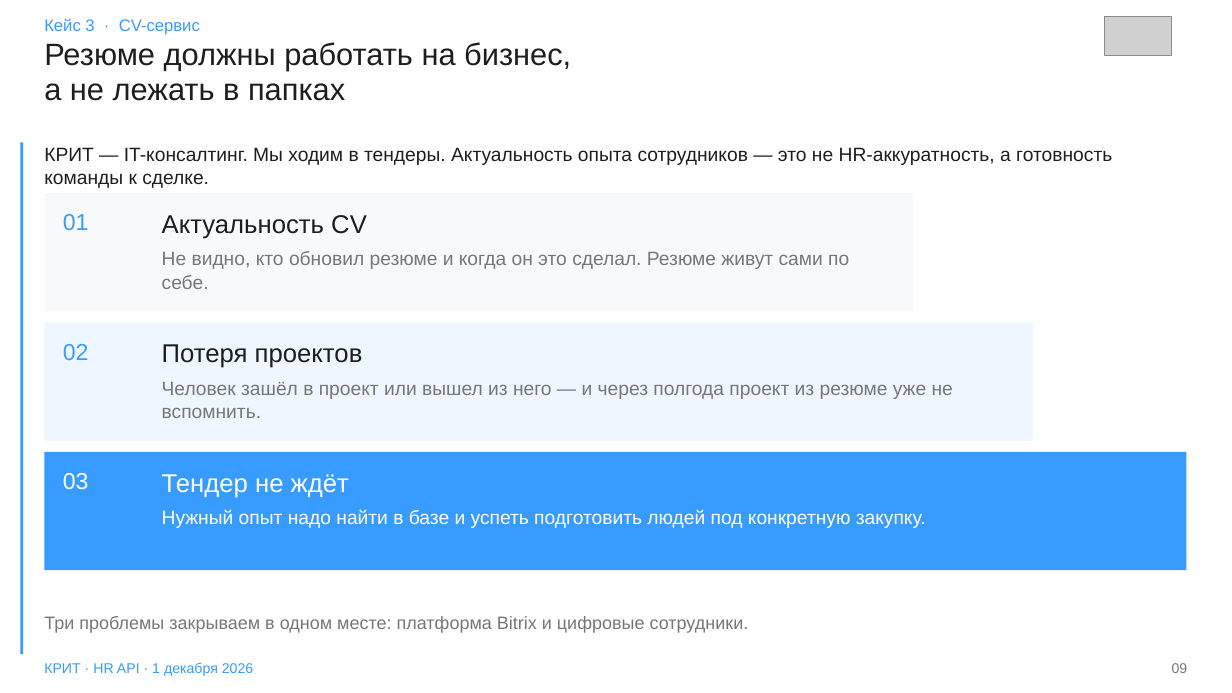
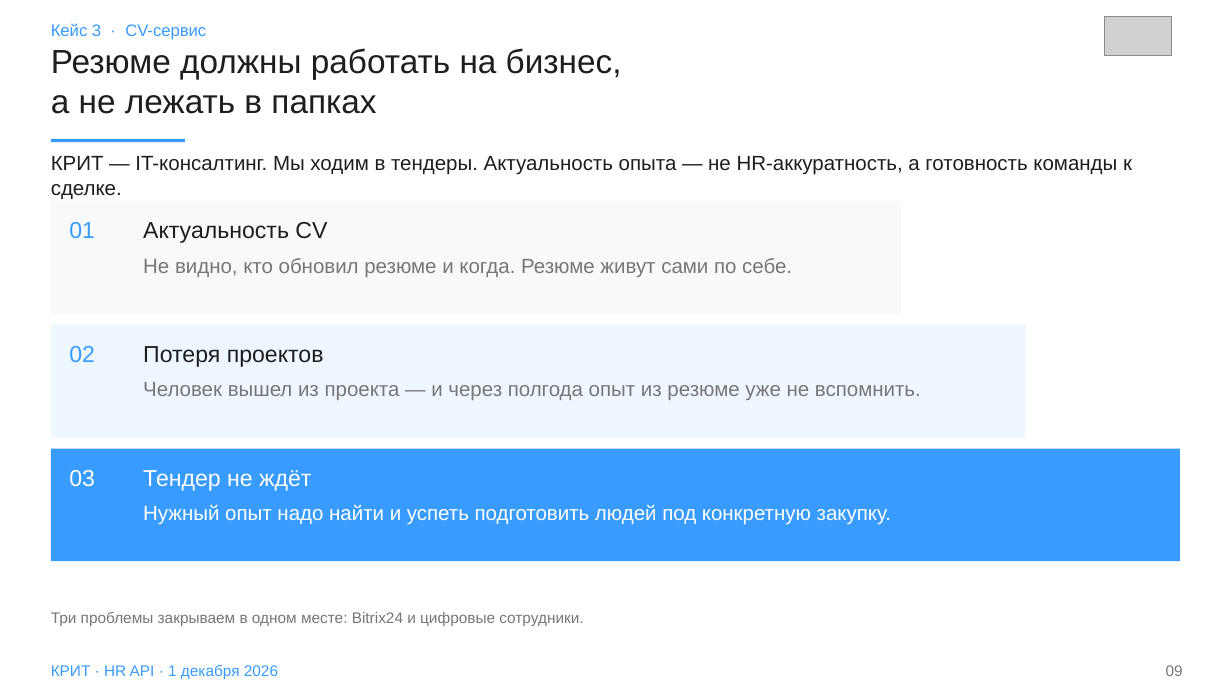
Before and after one commit to Nikisheva/html_krit, a slide deck: slide 9 of HR_API_KRIT_Nikisheva_2026.pptx. Drawn at 1232x693 pixels with LibreOffice and Linux fonts; fonts in the diff are those of the drawing; grey boxes stand for pictures. Boxes give left, top, right and bottom in pixels: in the first picture for what was removed or moved away, otherwise in the second. Text is boxed around its words. In the diff, an @@ line names an element or a change of style, - is before the commit and + after.

```diff
--- a/HR_API_KRIT_Nikisheva_2026.pptx
+++ b/HR_API_KRIT_Nikisheva_2026.pptx
@@ text "Кейс 3 · CV-сервис": place and size @@
-text "Кейс 3 · CV-сервис" at [44, 18, 200, 35]
+text "Кейс 3 · CV-сервис" at [51, 23, 206, 40]
@@ text "Резюме должны работать на бизнес,": place and size @@
-text "Резюме должны работать на бизнес," at [44, 42, 571, 101]
+text "Резюме должны работать на бизнес," at [51, 48, 622, 114]
@@ text "Резюме должны работать на бизнес," at [51, 48, 622, 114]: size 24 to 26 pt; line spacing 0.96 to 0.98 @@
@@ rectangle: place and size @@
-rectangle at [20, 142, 23, 654]
+rectangle at [51, 139, 185, 141]
@@ text at [51, 156, 1132, 199]: text changed; size 15 to 16 pt @@
-КРИТ — IT-консалтинг. Мы ходим в тендеры. Актуальность опыта сотрудников — это не HR-аккуратность, а готовность команды к сделке.
+КРИТ — IT-консалтинг. Мы ходим в тендеры. Актуальность опыта — не HR-аккуратность, а готовность команды к сделке.
@@ rectangle: place and size @@
-rectangle at [44, 193, 913, 311]
+rectangle at [51, 201, 901, 313]
@@ text "01": place and size @@
-text "01" at [63, 214, 89, 230]
+text "01" at [69, 222, 95, 238]
@@ size 20 to 18 pt in 3 elements at [143, 346, 324, 367], [143, 470, 311, 491], [143, 222, 327, 243] @@
@@ text "Актуальность CV": place and size @@
-text "Актуальность CV" at [162, 215, 367, 239]
+text "Актуальность CV" at [143, 222, 327, 243]
@@ text at [143, 258, 792, 277]: text changed; size 15 to 16 pt @@
-Не видно, кто обновил резюме и когда он это сделал. Резюме живут сами по себе.
+Не видно, кто обновил резюме и когда. Резюме живут сами по себе.
@@ rectangle: place and size @@
-rectangle at [44, 323, 1033, 441]
+rectangle at [51, 324, 1026, 437]
@@ text "02": place and size @@
-text "02" at [63, 344, 89, 360]
+text "02" at [69, 346, 95, 362]
@@ text "Потеря проектов": place and size @@
-text "Потеря проектов" at [162, 344, 363, 368]
+text "Потеря проектов" at [143, 346, 324, 367]
@@ text at [143, 382, 921, 400]: text changed; size 15 to 16 pt @@
-Человек зашёл в проект или вышел из него — и через полгода проект из резюме уже не вспомнить.
+Человек вышел из проекта — и через полгода опыт из резюме уже не вспомнить.
@@ rectangle: place and size @@
-rectangle at [44, 452, 1187, 570]
+rectangle at [51, 448, 1180, 561]
@@ text "03": place and size @@
-text "03" at [63, 473, 89, 489]
+text "03" at [69, 470, 95, 486]
@@ text "Тендер не ждёт": place and size @@
-text "Тендер не ждёт" at [162, 474, 349, 498]
+text "Тендер не ждёт" at [143, 470, 311, 491]
@@ text at [143, 504, 891, 525]: text changed; size 15 to 16 pt @@
-Нужный опыт надо найти в базе и успеть подготовить людей под конкретную закупку.
+Нужный опыт надо найти и успеть подготовить людей под конкретную закупку.
@@ text at [51, 612, 583, 626]: text changed; size 14 to 12 pt @@
-Три проблемы закрываем в одном месте: платформа Bitrix и цифровые сотрудники.
+Три проблемы закрываем в одном месте: Bitrix24 и цифровые сотрудники.
@@ text "КРИТ · HR API · ...": place and size @@
-text "КРИТ · HR API · ..." at [44, 662, 253, 676]
+text "КРИТ · HR API · ..." at [51, 665, 278, 679]
@@ text "КРИТ · HR API · ..." at [51, 665, 278, 679]: size 11 to 12 pt @@
@@ text "09" at [1166, 665, 1183, 676]: size 11 to 12 pt @@
```
Also in this commit, not shown: 11 other slides changed, 2 slides added, 2 slides removed, 4 other files.
